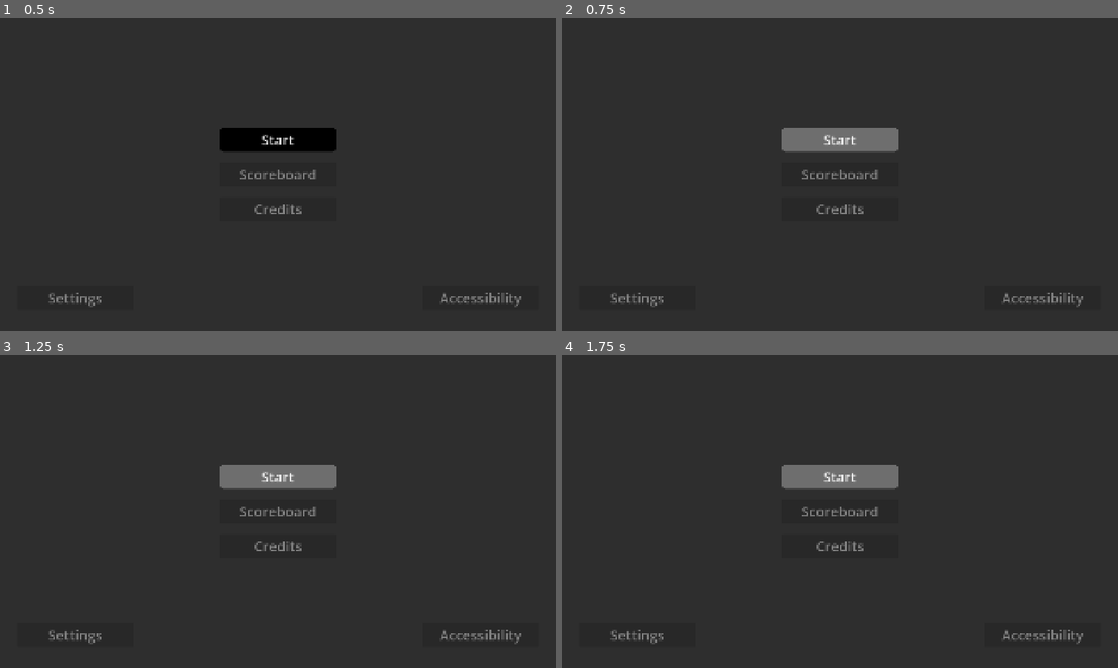
Above: before the commit, frames 1-4 (two rows, left to right).
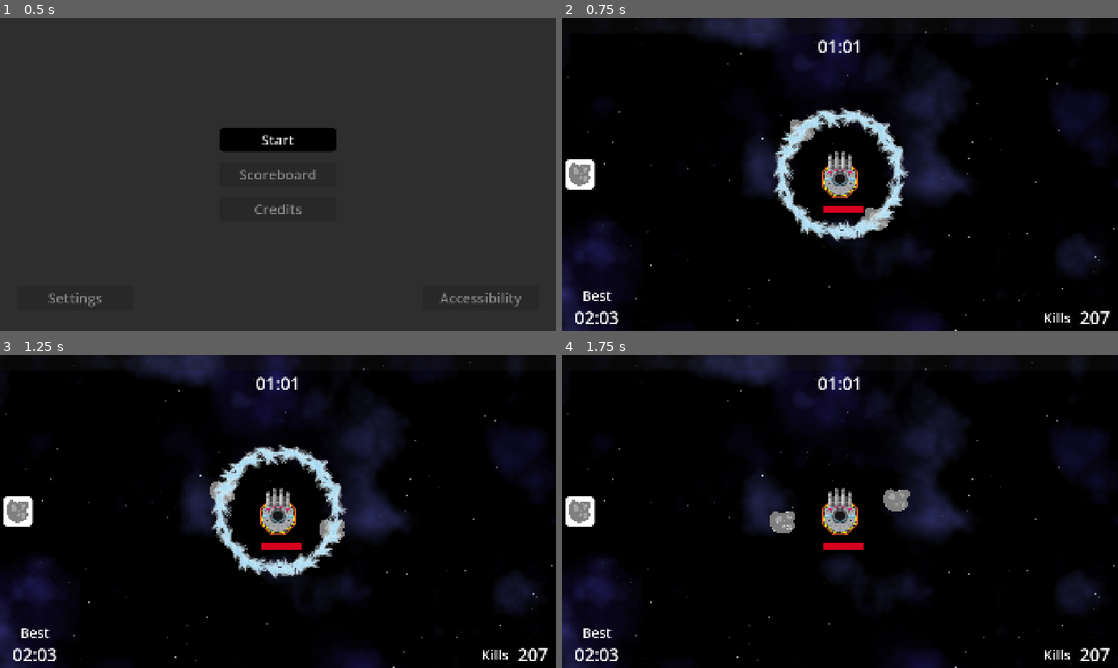
Above: after the commit, the same moments.

Repository: two-sticks-and-a-rock/space-arcade
Game: Godot game, scene res://scenes/ui/main_menu.tscn
The game is run twice, just before and just after one commit, with the same random seed, the same clock (stepped at 60 frames per second) and the same inputs. This scene is started directly instead of the project's main scene.
Inputs (mouse positions are in pixels of both pictures, inside the frame that each line leads up to):
- Up to frame 1 (0.5 s): no input
- Up to frame 2 (0.75 s): click "Start" at 0.5 s
- Up to frame 3 (1.25 s): no input
- Up to frame 4 (1.75 s): click (840, 477) at 1.25 s, where only the run before the commit has a clickable "Start"

Frame 1 is identical in both runs. In frame 2, 97% of the frame differs, in the area x 0-100%, y 0-100%; in frame 3, 97%; in frame 4, 98%.

Commit message:
start button

Diff:
--- a/scenes/ui/main_menu.tscn
+++ b/scenes/ui/main_menu.tscn
@@ -1,6 +1,7 @@
 [gd_scene format=3 uid="uid://qysnsonqoawh"]
 
 [ext_resource type="Theme" uid="uid://drsxtvymgay2s" path="res://scenes/ui/themes/default/default.tres" id="1_sl1te"]
+[ext_resource type="Script" uid="uid://j72tyyyq6qx7" path="res://scenes/ui/start_button.gd" id="2_fe2o3"]
 
 [node name="MainMenu" type="CanvasLayer" unique_id=1257820333]
 
@@ -24,6 +25,7 @@
 theme = ExtResource("1_sl1te")
 text = "Start
 "
+script = ExtResource("2_fe2o3")
 
 [node name="ScoreboardButton" type="Button" parent="PanelContainer/VBoxContainer" unique_id=210280593]
 custom_minimum_size = Vector2(400, 84)
@@ -72,3 +74,5 @@
 theme = ExtResource("1_sl1te")
 disabled = true
 text = "Accessibility"
+
+[connection signal="pressed" from="PanelContainer/VBoxContainer/StartButton" to="PanelContainer/VBoxContainer/StartButton" method="_on_start_pressed"]
--- /dev/null
+++ b/scenes/ui/start_button.gd
@@ -0,0 +1,7 @@
+extends Button
+
+@onready var level_scene : PackedScene = load("res://scenes/main.tscn")
+
+func _on_start_pressed():
+	get_tree().change_scene_to_packed(level_scene)
+	EventBus.switch_scenes.emit(EventBus.SceneType.LEVEL)
Not shown, added: scenes/ui/start_button.gd.uid
